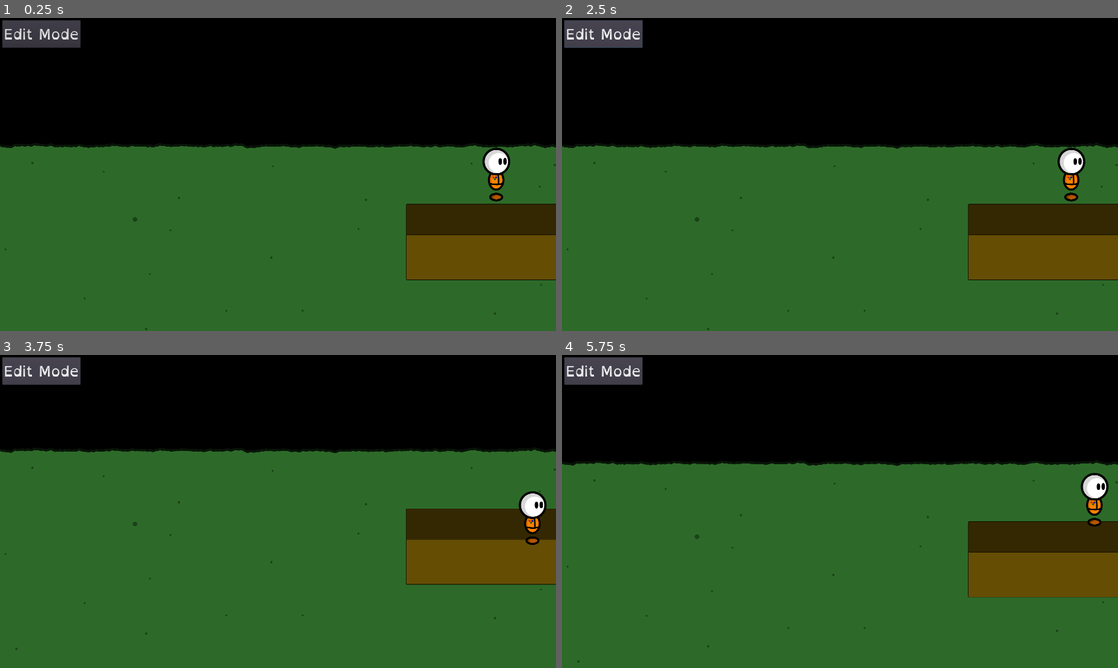
Above: before the commit, frames 1-4 (two rows, left to right).
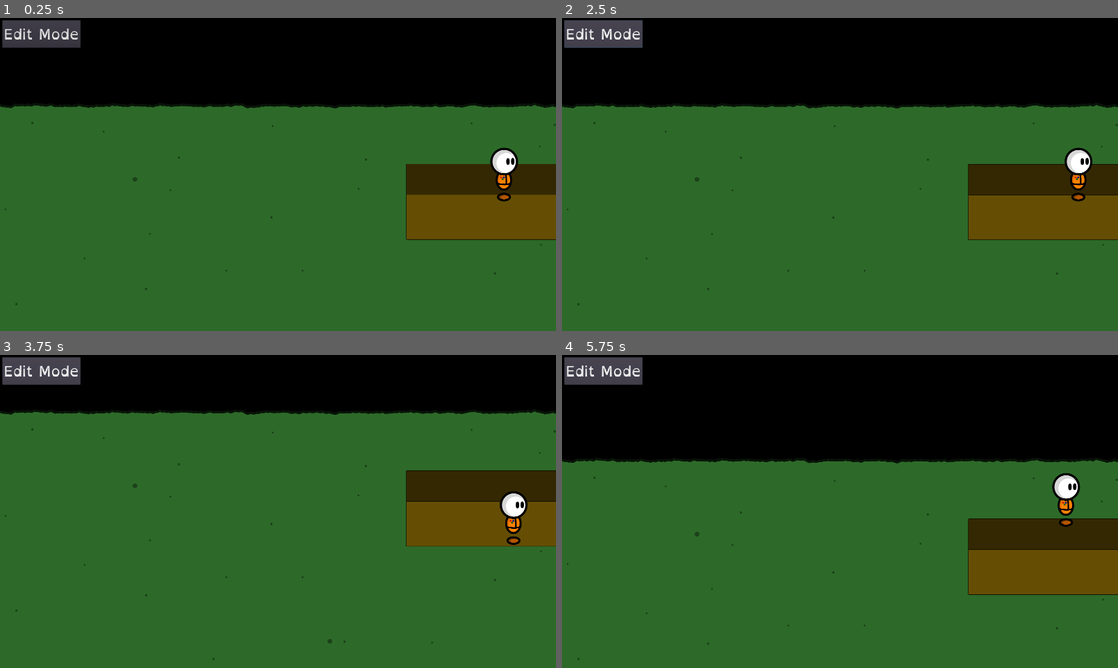
Above: after the commit, the same moments.

Repository: fupicat/szabandoned-0
Game: Godot game, scene res://Scenes/Places/House.tscn
The game is run twice, just before and just after one commit, with the same random seed, the same clock (stepped at 60 frames per second) and the same inputs.
Inputs:
- Up to frame 1 (0.25 s): no input
- Up to frame 2 (2.5 s): click "Edit Mode" at 0.5 s; click "Accept" at 1.25 s; tap Enter at 2 s; hold Right (right) from 2.03 s (still down); hold X (action) from 2.03 s (still down); tap Tab (mode) at 2.3 s
- Up to frame 3 (3.75 s): release Right (right) at 2.78 s; release X (action) at 2.78 s; hold Down (down) 2.78-3.53 s; tap Tab (mode) at 2.85 s; tap X (action) at 3.05 s; hold Right (right) from 3.53 s (still down); hold X (action) from 3.53 s (still down)
- Up to frame 4 (5.75 s): tap Tab (mode) at 3.8, 5.1 s; release Right (right) at 4.25 s; release X (action) at 4.25 s; click "Accept" at 4.25 s; hold Up (up) from 5.03 s (still down); tap X (action) at 5.3 s

The runs differ from the first frame. In frame 1, 23% of the frame differs, in the area x 0-100%, y 27-100%; in frame 2, 23%; in frame 3, 22%; in frame 4, 3.0%.

Commit message:
Reset player position after placing object

Diff:
--- a/Scenes/Places/House.tscn
+++ b/Scenes/Places/House.tscn
@@ -39,7 +39,7 @@
 }
 
 [node name="Player" parent="." instance=ExtResource( 2 )]
-position = Vector2( 3149.61, 1287.24 )
+position = Vector2( 3195.15, 1522.52 )
 collision/safe_margin = 0.8
 
 [node name="Grama" type="StaticBody2D" parent="."]
--- a/Scripts/Places/House.gd
+++ b/Scripts/Places/House.gd
@@ -39,6 +39,7 @@
         $Player/CollisionShape2D.shape = old_col
         $Player.show()
         $Player/CollisionShape2D.disabled = false
+        $Player.position = Vector2(3195, 1522)
     else:
         $HouseUI/UI/Mode.text = "Accept"
         $HouseUI/UI/Items.show()
